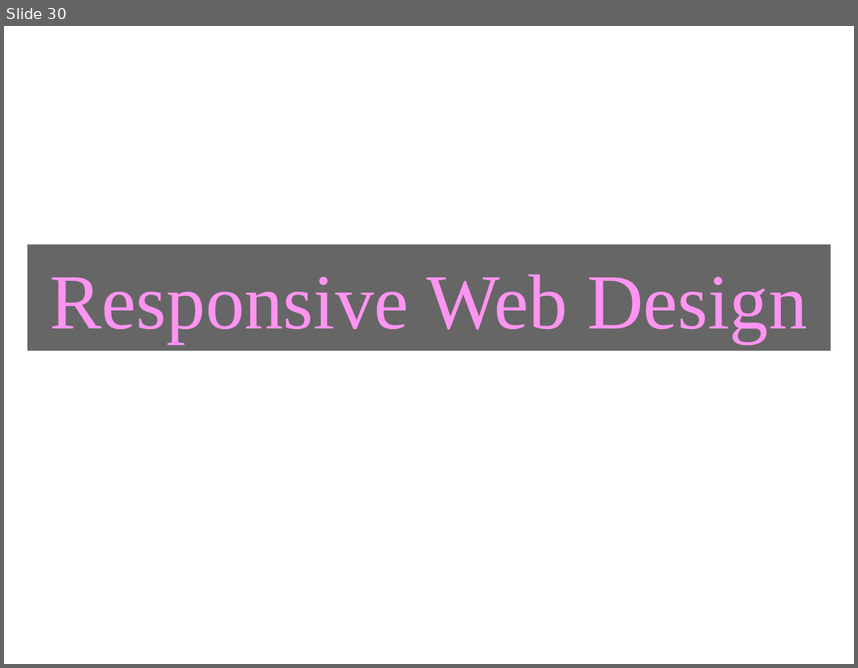
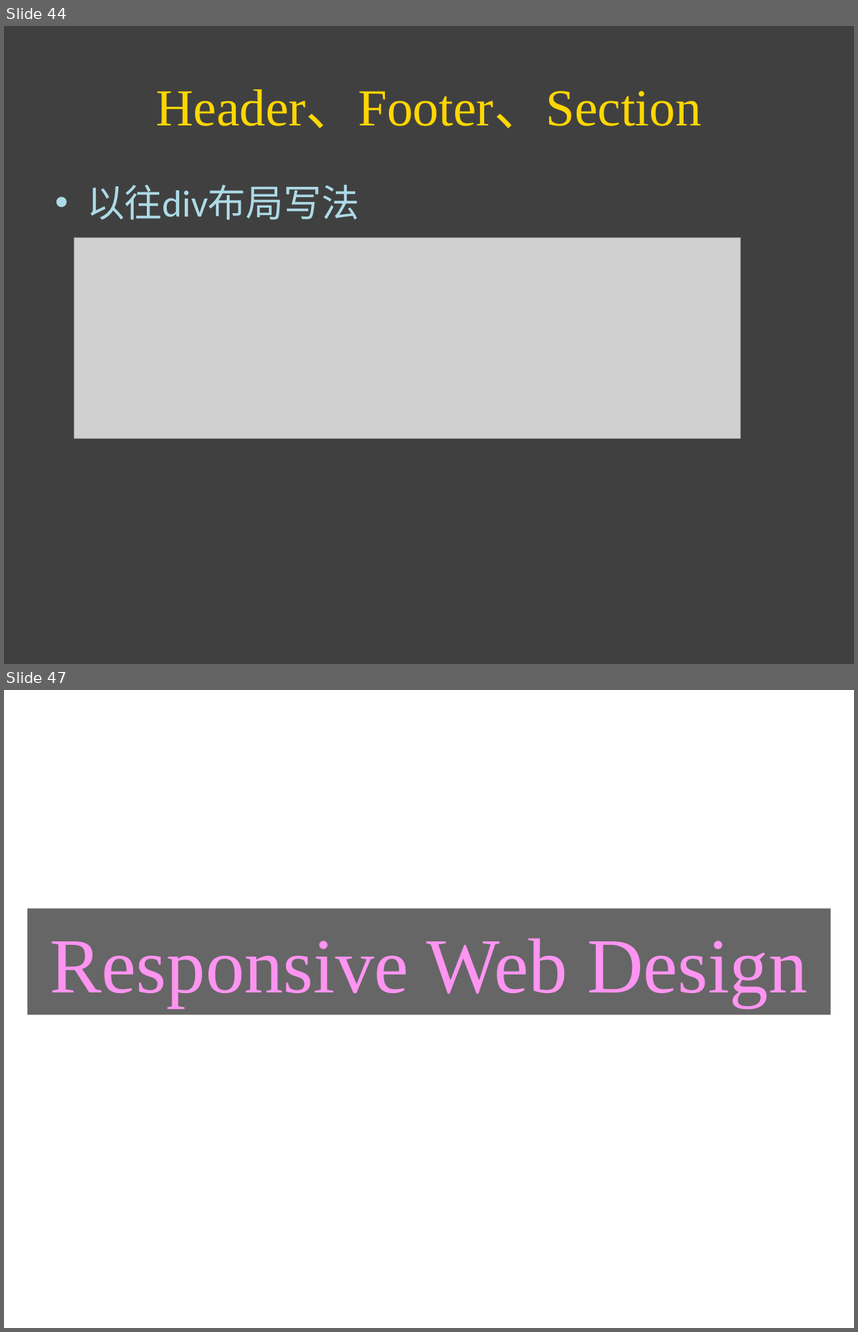
Before and after one commit to simplemx/playground, a slide deck: ppt/frontend.pptx. Shown one above the other, each under a label of ours: slide 30 before the commit, slides 44 and 47 after it; the slides between them are not shown. The pictures are 858x668 and 858x1332 pixels, drawn with LibreOffice and Linux fonts; fonts in the diff are those of the drawing; grey boxes stand for pictures; background and template pictures are left out. Boxes give left, top, right and bottom in pixels: in the first picture for what was removed or moved away, otherwise in the second. Text is boxed around its words. In the diff, an @@ line names an element or a change of style, - is before the commit and + after.

```diff
--- a/ppt/frontend.pptx
+++ b/ppt/frontend.pptx
@@ slide 44 added at (x1=4, y1=26, x2=854, y2=664), background #404040 @@
@@ title added at (x1=156, y1=89, x2=702, y2=128), 44 pt, text #FFD700 @@
+Header、Footer、Section
@@ text added at (x1=87, y1=185, x2=359, y2=220), 32 pt, text #ADDBE7 @@
+• 以往div布局写法
@@ picture added at (x1=74, y1=238, x2=741, y2=439) @@
@@ what was slide 30 is now slide 47 @@
```
Also in this commit, not shown: 13 slides changed, 48 other slides added, 2 slides removed.
